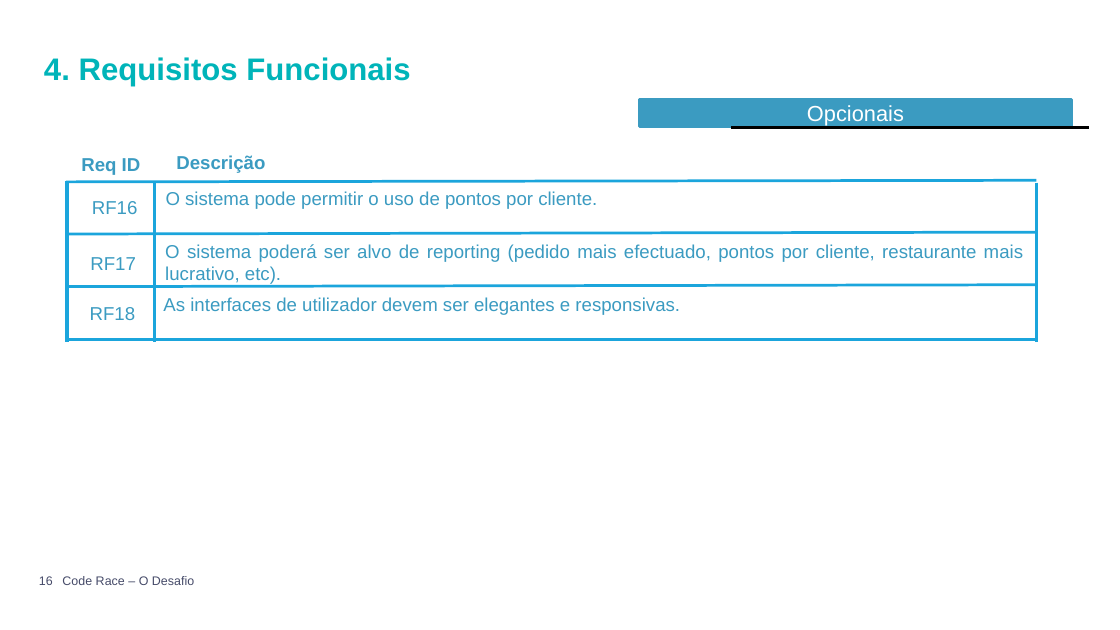
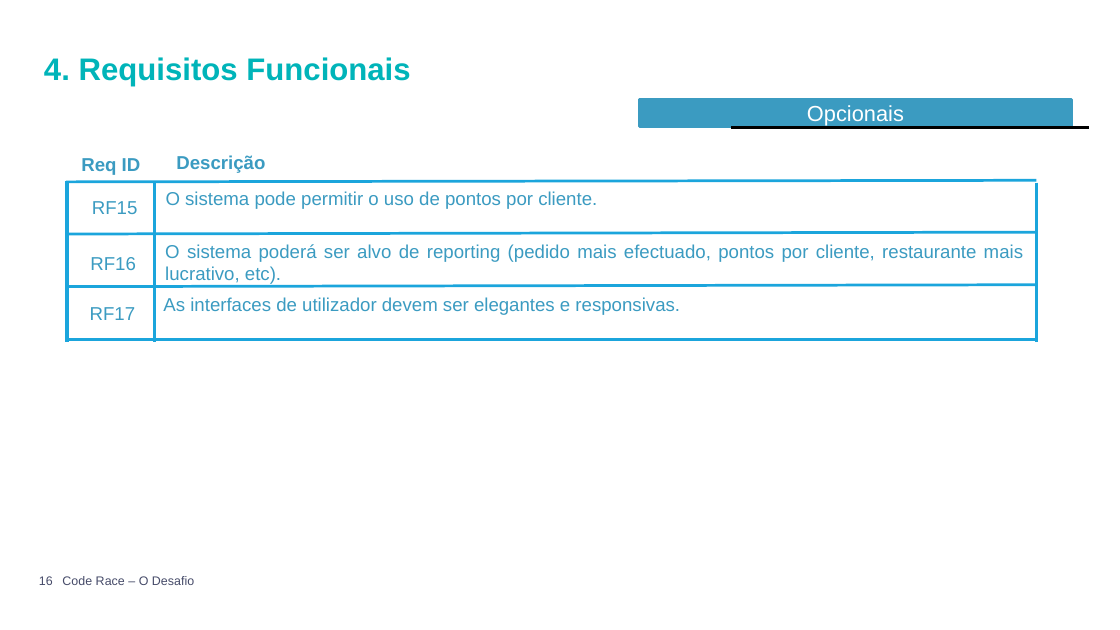
Before and after one commit to Hackathon-Altran/Docs, a slide deck: slide 16 of Challenge Presentation.PPTX. Drawn at 1120x630 pixels with LibreOffice and Linux fonts; fonts in the diff are those of the drawing; background and template pictures are left out. Boxes give left, top, right and bottom in pixels: in the first picture for what was removed or moved away, otherwise in the second. Text is boxed around its words. In the diff, an @@ line names an element or a change of style, - is before the commit and + after.

```diff
--- a/Challenge Presentation.PPTX
+++ b/Challenge Presentation.PPTX
@@ text "RF16": place and size @@
-text "RF16" at [92, 201, 138, 214]
+text "RF16" at [90, 257, 136, 270]
@@ text "RF17": place and size @@
-text "RF17" at [90, 257, 136, 270]
+text "RF17" at [90, 307, 136, 320]
@@ text removed at [90, 307, 136, 320] @@
-RF18
```
Also in this commit, not shown: 2 other slides changed, 3 other files.
